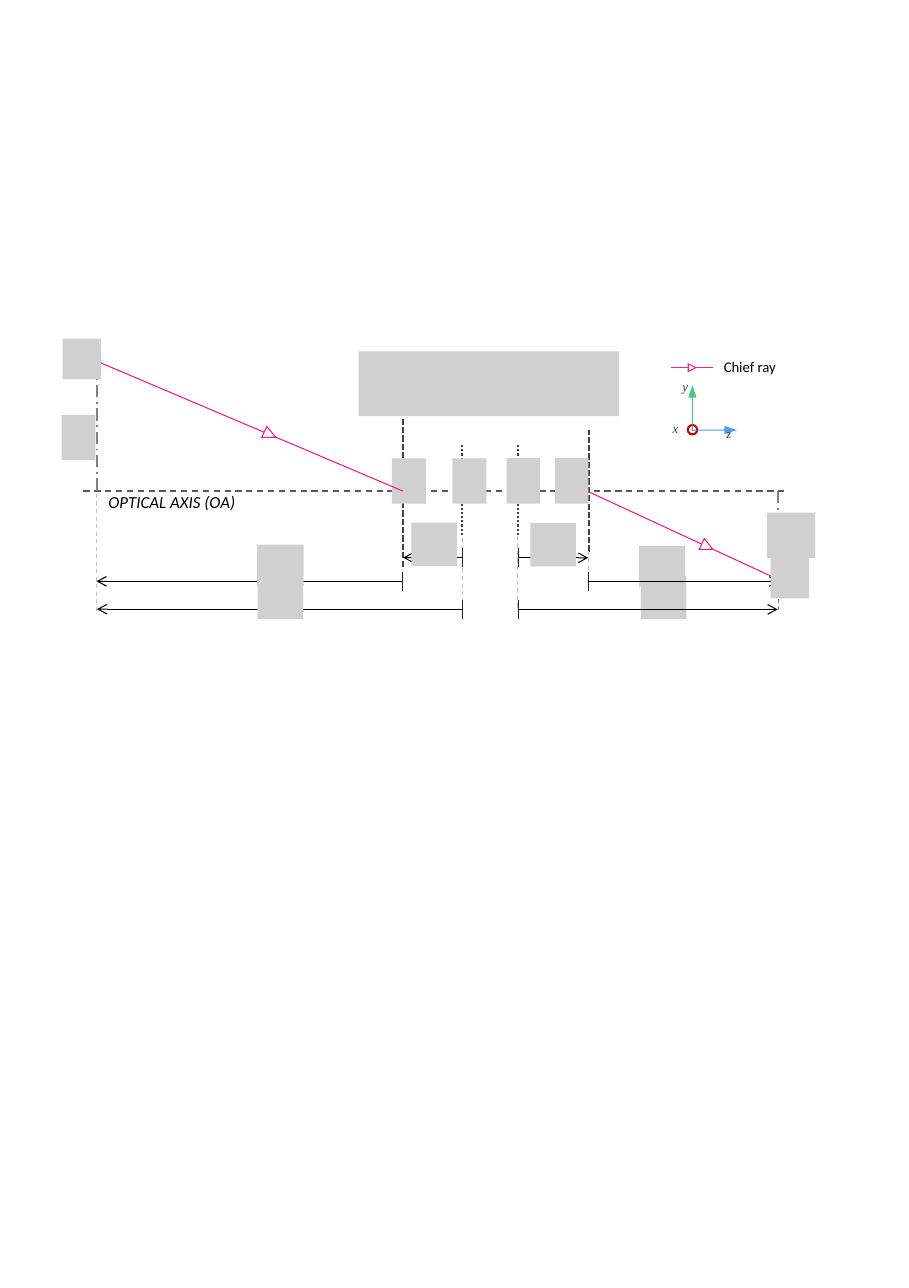
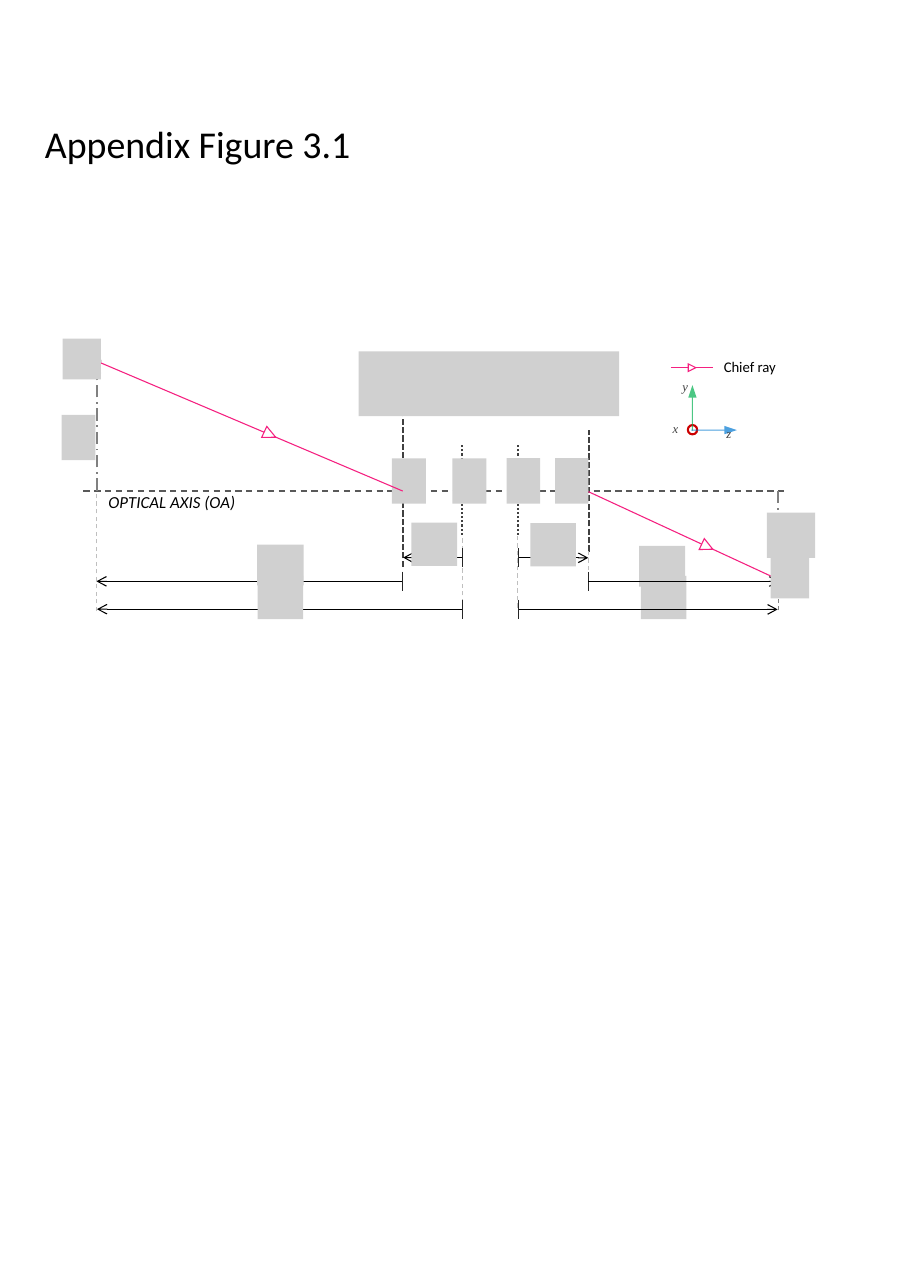
Before and after one commit to indranilsinharoy/phd-artifacts, a slide deck: slide 10 of chapters/chapter03_geometricmodel/figures/figures_PPT.pptx. Drawn at 909x1288 pixels with LibreOffice and Linux fonts; fonts in the diff are those of the drawing; grey boxes stand for pictures. Boxes give left, top, right and bottom in pixels: in the first picture for what was removed or moved away, otherwise in the second. Text is boxed around its words. In the diff, an @@ line names an element or a change of style, - is before the commit and + after.

```diff
--- a/chapters/chapter03_geometricmodel/figures/figures_PPT.pptx
+++ b/chapters/chapter03_geometricmodel/figures/figures_PPT.pptx
@@ text added at bbox=[45, 131, 350, 165], 18 pt, text #000000 @@
+Appendix Figure 3.1
```
Also in this commit, not shown: 7 other slides changed, 10 other files.
